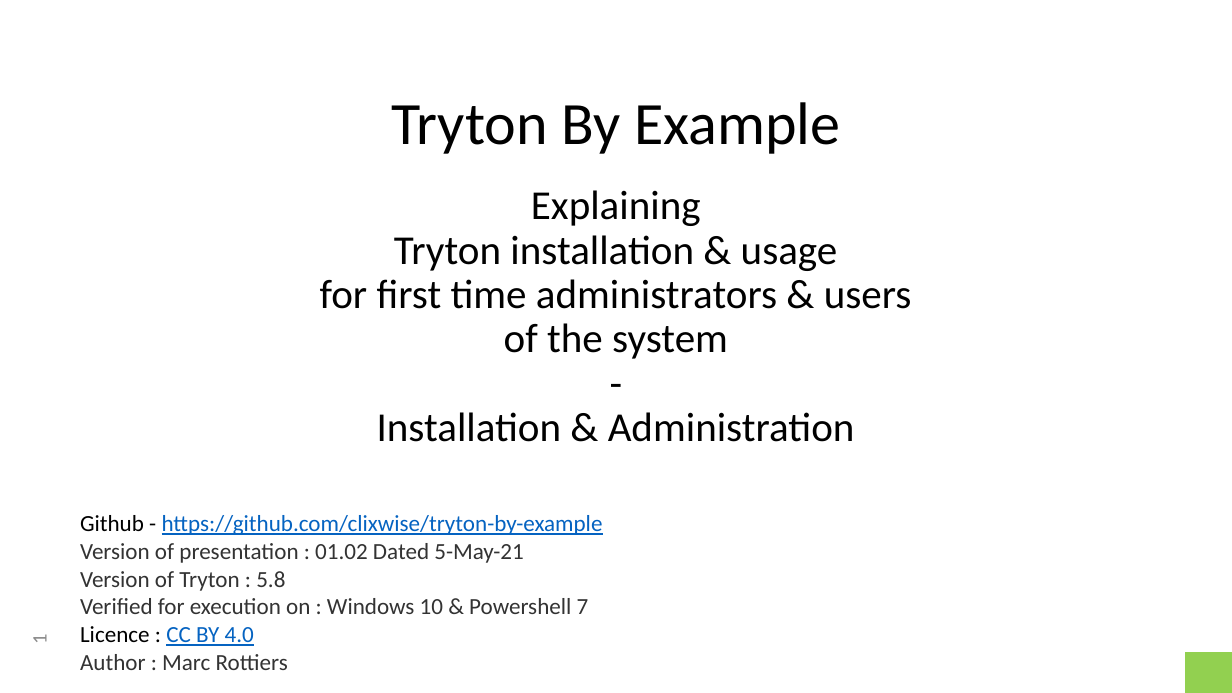
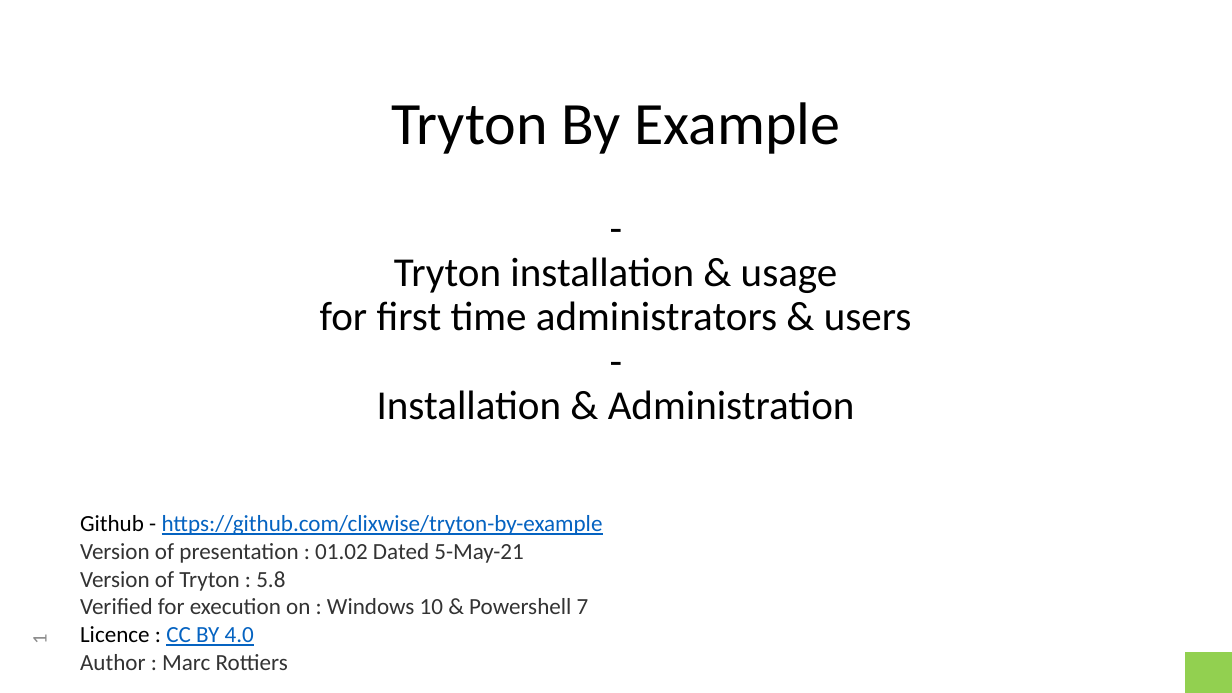
Before and after one commit to clixwise/tryton-by-example, a slide deck: slide 1 of 5.8/Tryton 5.8 - Doc 01.01 - Installation & administration.pptx. Drawn at 1232x693 pixels with LibreOffice and Linux fonts; fonts in the diff are those of the drawing. Boxes give left, top, right and bottom in pixels: in the first picture for what was removed or moved away, otherwise in the second. Text is boxed around its words. In the diff, an @@ line names an element or a change of style, - is before the commit and + after.

```diff
--- a/5.8/Tryton 5.8 - Doc 01.01 - Installation & administration.pptx
+++ b/5.8/Tryton 5.8 - Doc 01.01 - Installation & administration.pptx
@@ title at box(320, 257, 912, 420): text changed @@
-Explaining
-Tryton installation & usage
-for first time administrators & users
-of the system
--
-Installation & Administration
+-
+Tryton installation & usage
+for first time administrators & users
+-
+Installation & Administration
```
Also in this commit, not shown: 2 other slides changed, 1 slide added, 1 slide removed, 8 other files.
